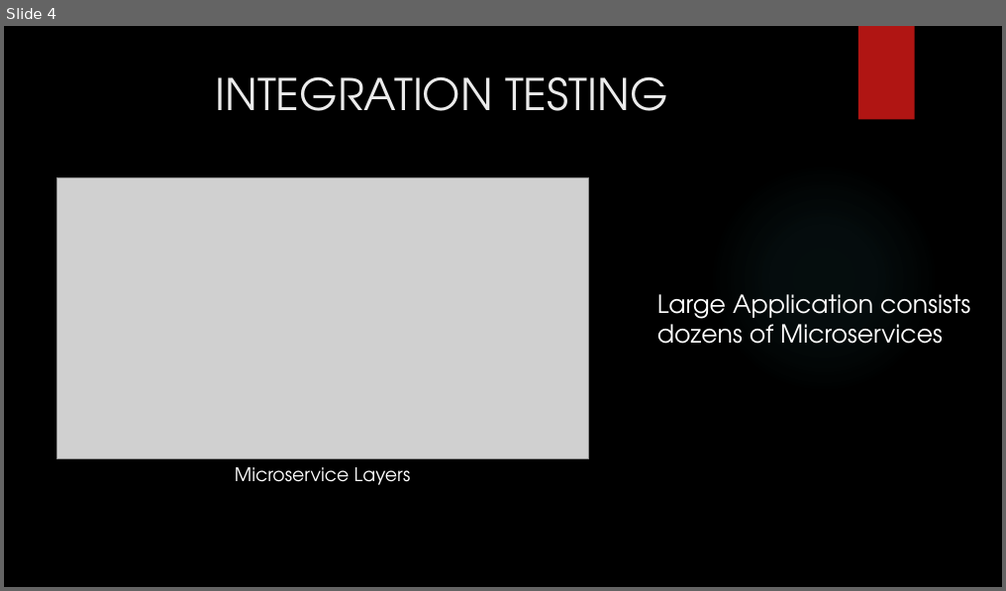
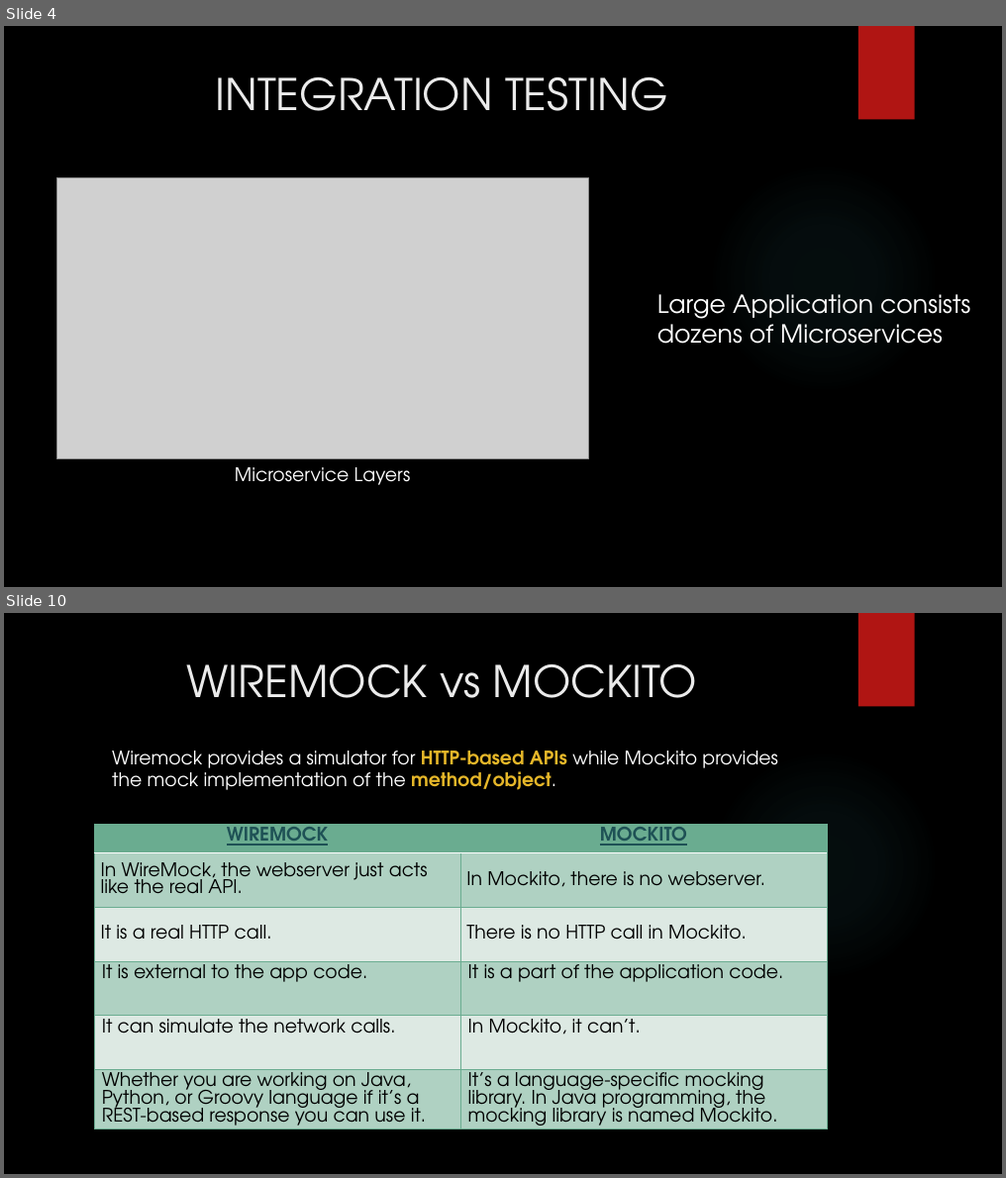
Before and after one commit to SubhajitSaha7/Angular, a slide deck: WireMock_DFSSubhajitSaha.pptx. Shown one above the other, each under a label of ours: slide 4 before the commit, slides 4 and 10 after it; the slides between them are not shown. The pictures are 1006x591 and 1006x1178 pixels, drawn with LibreOffice and Linux fonts; fonts in the diff are those of the drawing; grey boxes stand for pictures; background and template pictures are left out. Boxes give left, top, right and bottom in pixels: in the first picture for what was removed or moved away, otherwise in the second. Text is boxed around its words. In the diff, an @@ line names an element or a change of style, - is before the commit and + after.

```diff
--- a/WireMock_DFSSubhajitSaha.pptx
+++ b/WireMock_DFSSubhajitSaha.pptx
@@ slide 10 added at <box>4,613,1002,1174</box>, background picture (left out); not listed: 2 template elements that a slide beside it also shows @@
@@ title added at <box>186,664,697,698</box>, 42 pt, text #EBEBEB @@
+WIREMOCK vs MOCKITO
@@ text added at <box>112,751,778,790</box>, 18 pt, text #FFFFFF @@
+Wiremock provides a simulator for HTTP-based APIs while Mockito provides the mock implementation of the method/object.
@@ table added at <box>94,824,827,1154</box>, 6 rows, 2 columns @@
+WIREMOCK | MOCKITO
+In WireMock, the webserver just acts like the real API. | In Mockito, there is no webserver.
+It is a real HTTP call. | There is no HTTP call in Mockito.
+It is external to the app code. | It is a part of the application code.
+It can simulate the network calls. | In Mockito, it can’t.
+Whether you are working on Java, Python, or Groovy language if it’s a REST-based response you can use it. | It’s a language-specific mocking library. In Java programming, the mocking library is named Mockito.
```
Also in this commit, not shown: 14 other slides added, 1 slide removed.
